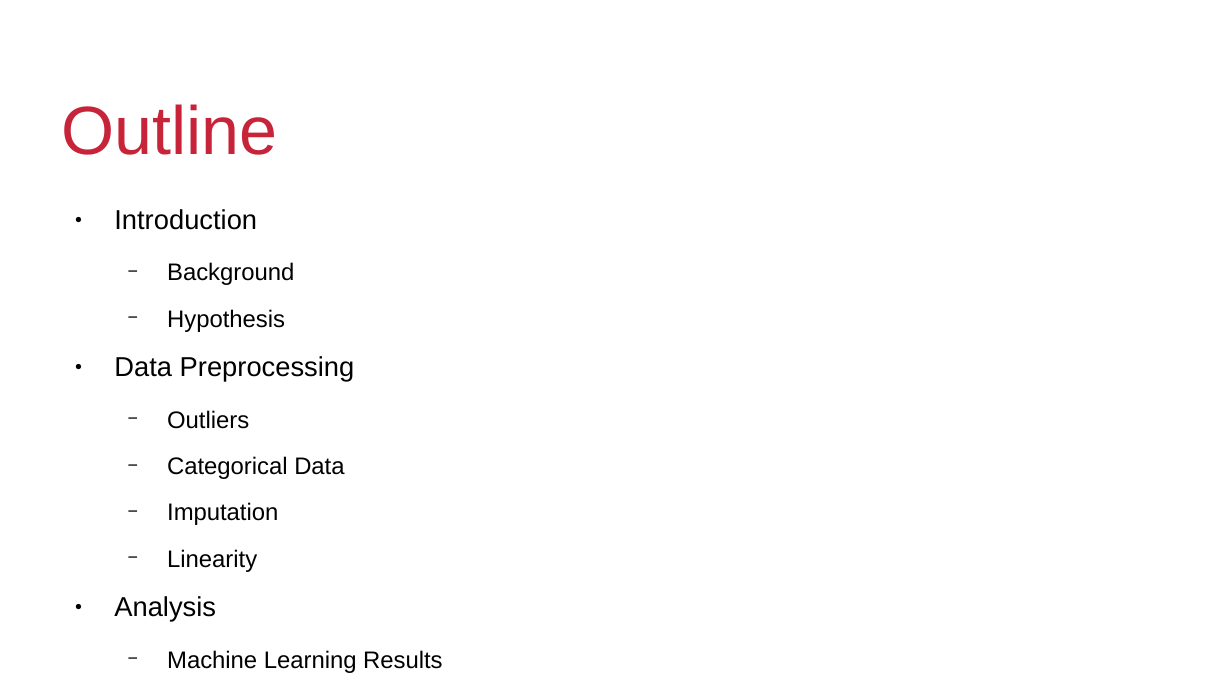
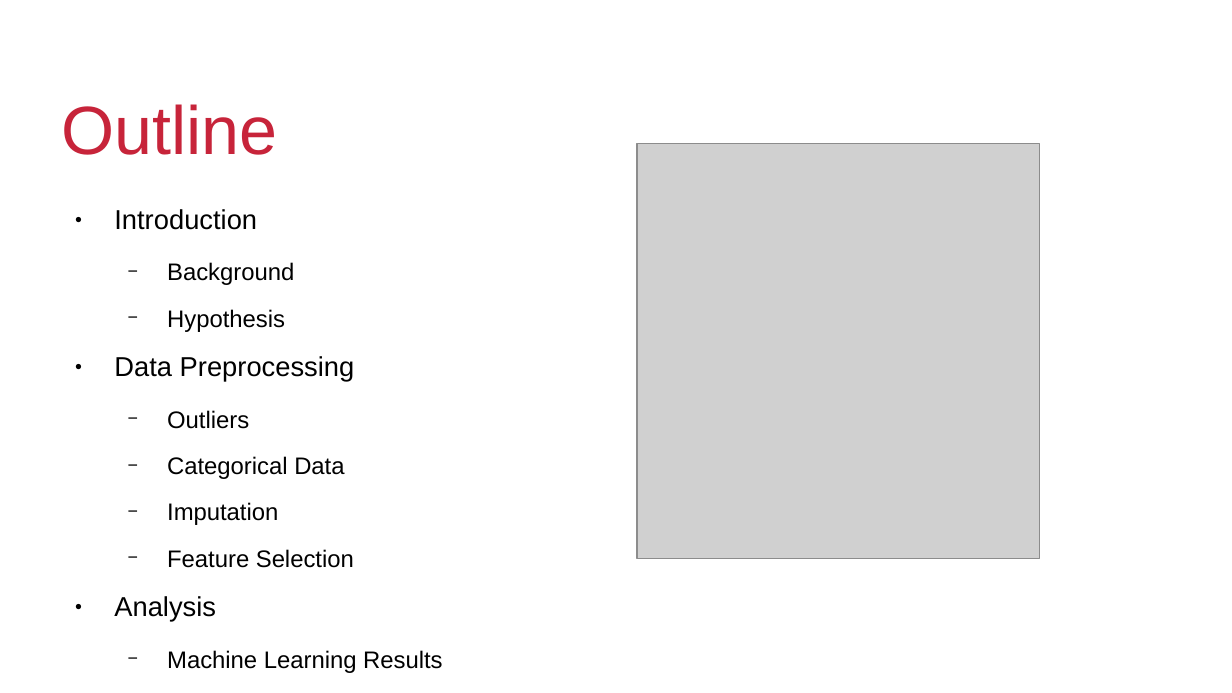
Before and after one commit to boubinmj/housing, a slide deck: slide 2 of AmesIowa.odp. Drawn at 1232x693 pixels with LibreOffice and Linux fonts; fonts in the diff are those of the drawing; grey boxes stand for pictures; background and template pictures are left out. Boxes give left, top, right and bottom in pixels: in the first picture for what was removed or moved away, otherwise in the second. Text is boxed around its words. In the diff, an @@ line names an element or a change of style, - is before the commit and + after.

```diff
--- a/AmesIowa.odp
+++ b/AmesIowa.odp
@@ picture added at (x1=637, y1=144, x2=1040, y2=559) @@
@@ text at (x1=167, y1=549, x2=354, y2=568): text changed @@
-  − Linearity
+  − Feature Selection
```
Also in this commit, not shown: 1 other slide changed, 5 slides added, 3 other files.
